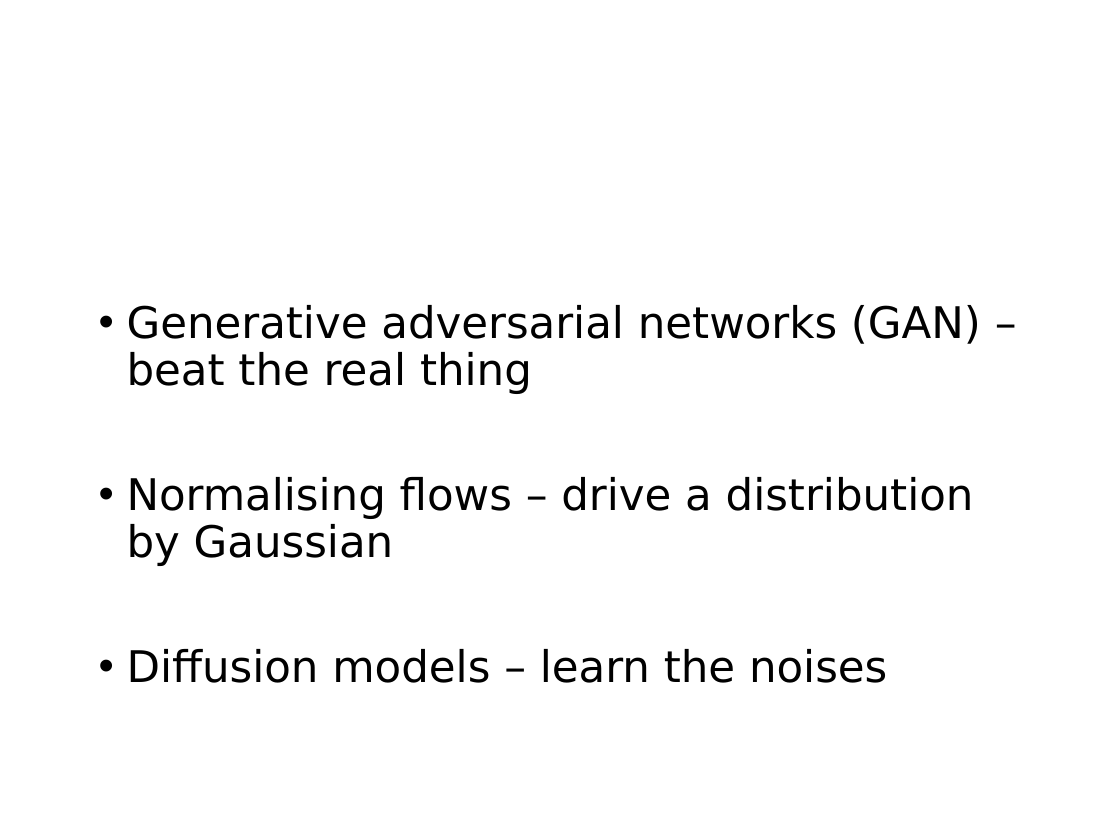
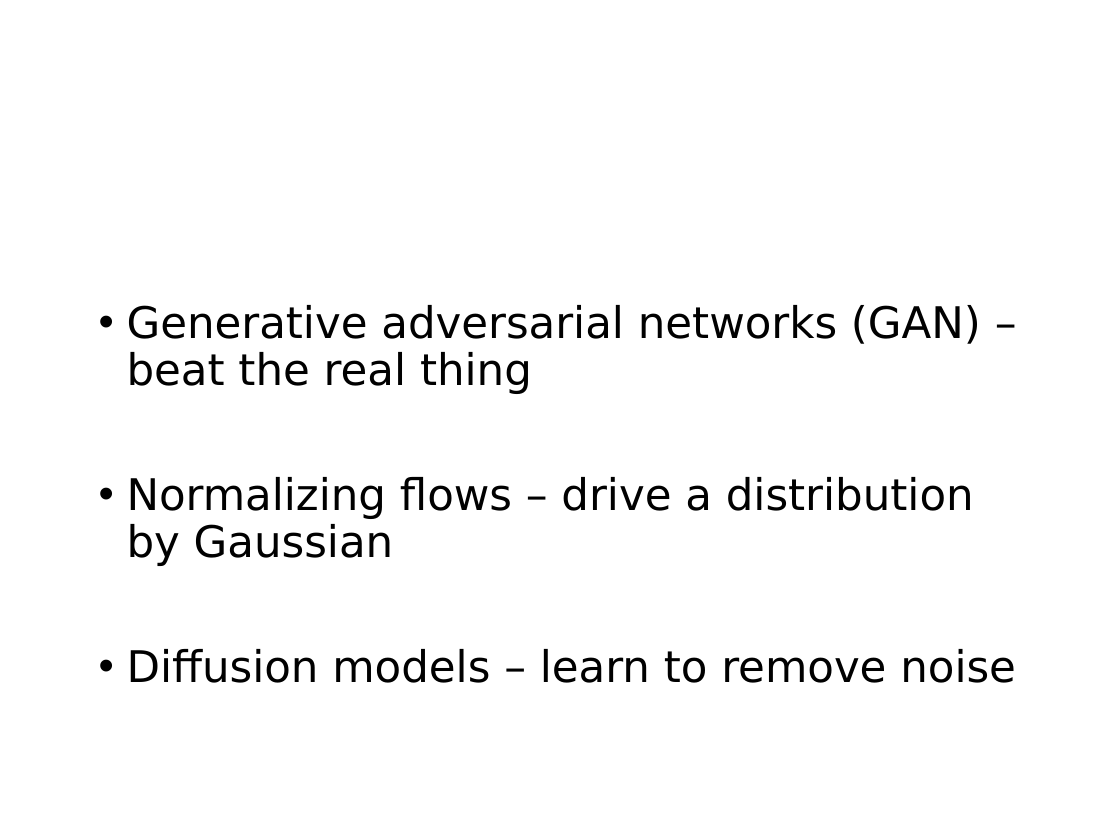
Before and after one commit to phywjs/phywjs.github.io, a slide deck: slide 3 of AIS5103/ML-slide-10.pptx (slide 2 before the commit). Drawn at 1120x840 pixels with LibreOffice and Linux fonts; fonts in the diff are those of the drawing; grey boxes stand for pictures. Boxes give left, top, right and bottom in pixels: in the first picture for what was removed or moved away, otherwise in the second. Text is boxed around its words. In the diff, an @@ line names an element or a change of style, - is before the commit and + after.

```diff
--- a/AIS5103/ML-slide-10.pptx
+++ b/AIS5103/ML-slide-10.pptx
@@ text at (x1=127, y1=477, x2=1016, y2=683): text changed @@
-• Normalising flows – drive a distribution by Gaussian
-• Diffusion models – learn the noises
+• Normalizing flows – drive a distribution by Gaussian
+• Diffusion models – learn to remove noise
```
Also in this commit, not shown: 6 other slides changed, 3 slides added, 1 slide removed, 3 other files.
